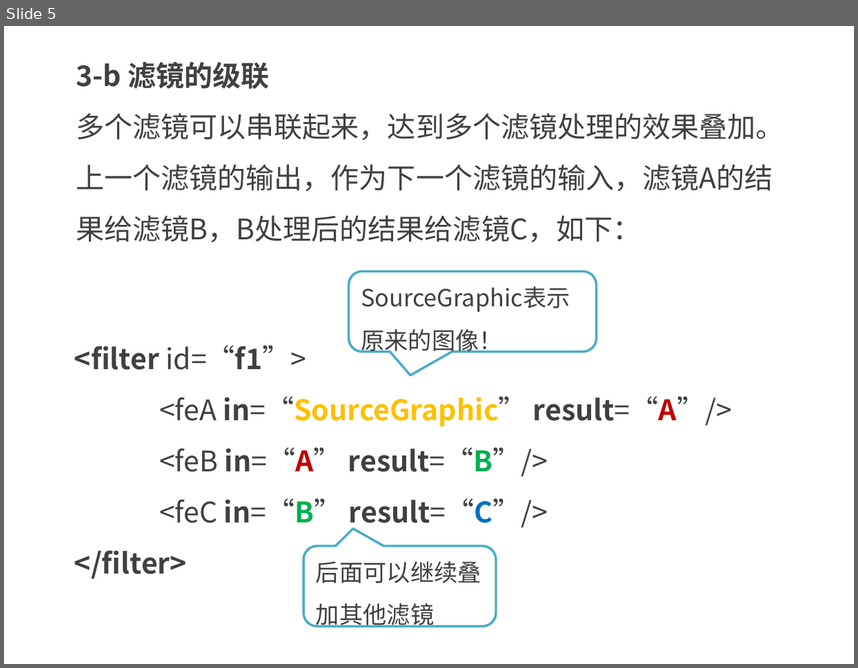
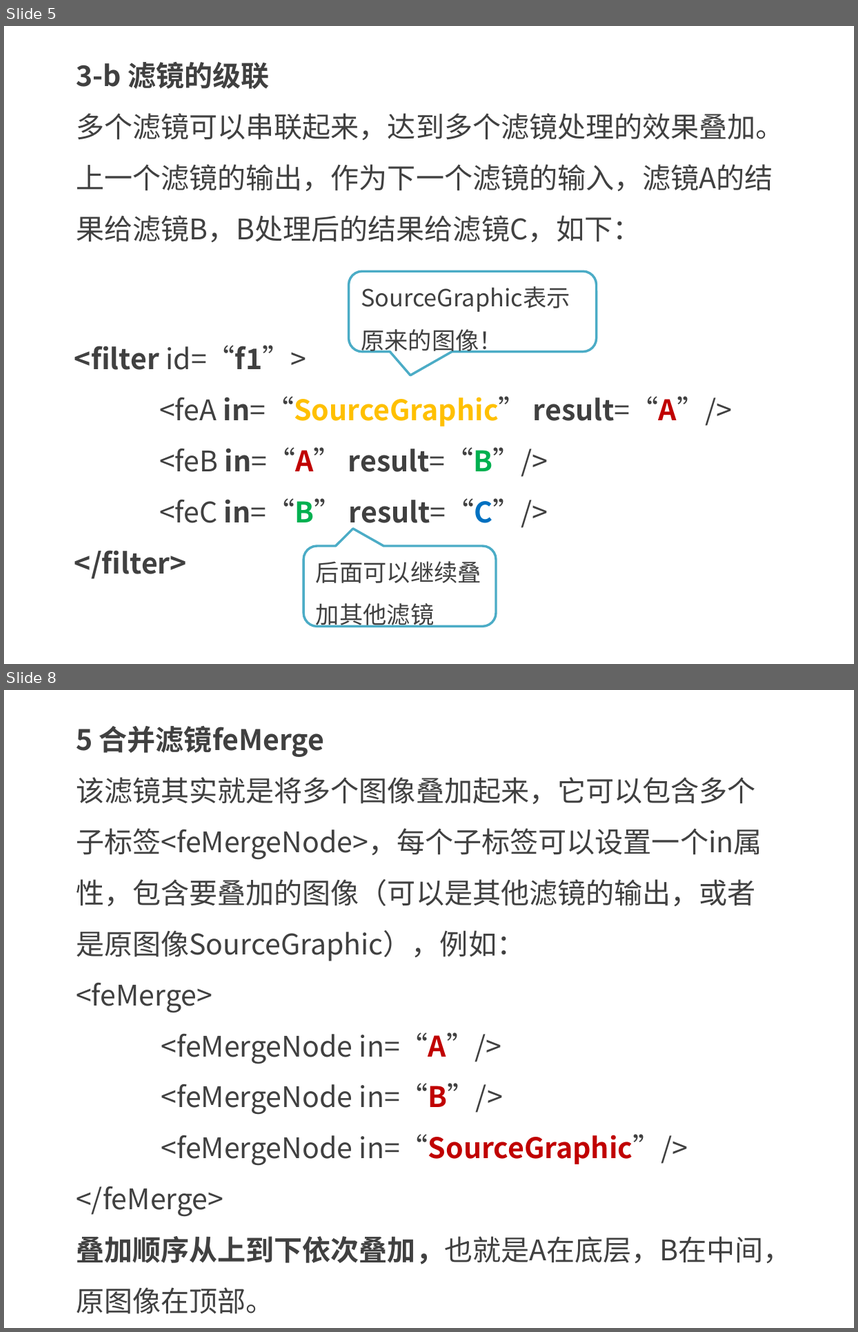
Before and after one commit to kong66/webAni, a slide deck: 13-svg-filter1/svg-filter-1.pptx. Shown one above the other, each under a label of ours: slide 5 before the commit, slides 5 and 8 after it; the slides between them are not shown. The pictures are 858x668 and 858x1332 pixels, drawn with LibreOffice and Linux fonts; fonts in the diff are those of the drawing. Boxes give left, top, right and bottom in pixels: in the first picture for what was removed or moved away, otherwise in the second. Text is boxed around its words. In the diff, an @@ line names an element or a change of style, - is before the commit and + after.

```diff
--- a/13-svg-filter1/svg-filter-1.pptx
+++ b/13-svg-filter1/svg-filter-1.pptx
@@ slide 8 added at (4, 690, 854, 1328), background #FFFFFF @@
@@ text added at (76, 726, 792, 1314), 24 pt, text #404040 @@
+5 合并滤镜feMerge
+该滤镜其实就是将多个图像叠加起来，它可以包含多个子标签<feMergeNode>，每个子标签可以设置一个in属性，包含要叠加的图像（可以是其他滤镜的输出，或者是原图像SourceGraphic），例如：
+<feMerge>
+<feMergeNode in=“A”/>
+<feMergeNode in=“B”/>
+<feMergeNode in=“SourceGraphic”/>
+</feMerge>
+叠加顺序从上到下依次叠加，也就是A在底层，B在中间，原图像在顶部。
```
Also in this commit, not shown: 6 slides changed, 16 other slides added, 5 slides removed, 26 other files.
